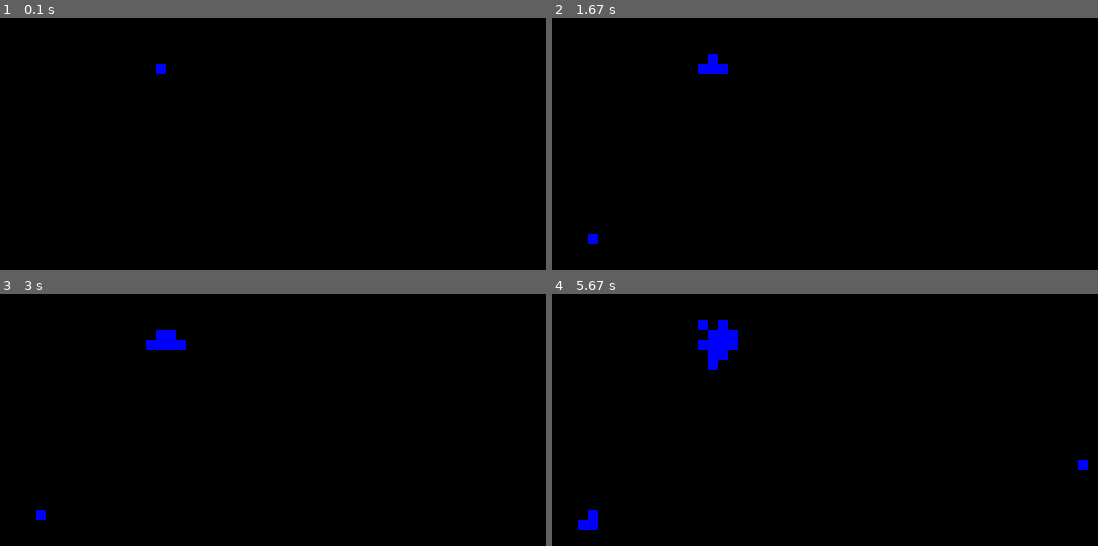
Above: before the commit, frames 1-4 (two rows, left to right).
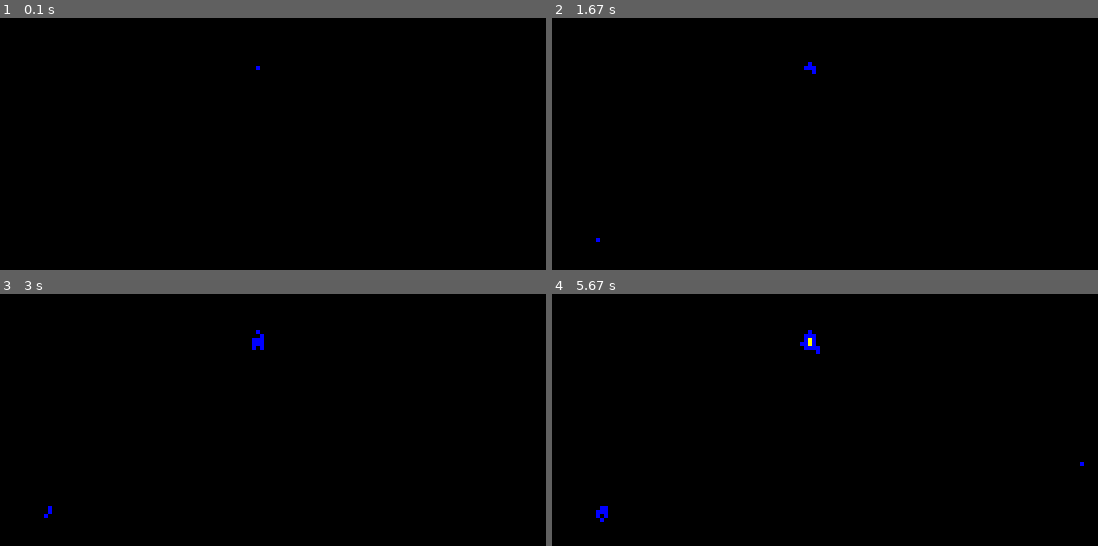
Above: after the commit, the same moments.

Repository: akanakia/collab-optimizer
Game: pygame game, started from droplet-ta-exp/droplet-ta-exp.py
The game is run twice, just before and just after one commit, with the same random seed, the same clock (stepped at 60 frames per second) and the same inputs. The source is Python 2; it was converted automatically to run under Python 3.
Inputs (mouse positions are in pixels of both pictures, inside the frame that each line leads up to):
- Up to frame 1 (0.1 s): no input
- Up to frame 2 (1.67 s): press the mouse at (outside the picture) at 0.37 s; move the mouse to (693, 254) at 0.47 s; release the mouse at (595, 239) at 0.6 s
- Up to frame 3 (3 s): no input
- Up to frame 4 (5.67 s): click (1081, 462) at 3.22 s

The runs differ from the first frame. In frame 1, less than 0.1% of the frame differs, in the area x 28-48%, y 18-23%; in frame 2, 0.4%; in frame 3, 0.6%; in frame 4, 1.4%, in the area x 4-99%, y 10-94%.

Commit message:
organized files for smoother experiment integration.

Diff:
--- /dev/null
+++ b/droplet-ta-exp/ExperimentController.py
@@ -0,0 +1,108 @@
+# -*- coding: utf-8 -*-
+"""
+Created on Wed Jul 15 19:48:54 2015
+
+@author: Anshul
+"""
+import pygame
+import sys
+from pygame.locals import *
+from FireController import *
+
+class ExperimentController:
+
+    def __init__(self, title, fps, screen_x, screen_y, cell_w, cell_h):
+        self.title = title
+        self.fps = fps
+        self.screen_x = screen_x
+        self.screen_y = screen_y
+        self.cell_w = cell_w
+        self.cell_h = cell_h
+        self.timer_counter = 0
+
+    def setup_experiment(self):
+        """
+        Sets up the required classes for the experiment
+        """
+        # Set up PyGame
+        pygame.init()
+        self.screen = pygame.display.set_mode((self.screen_x, self.screen_y), HWSURFACE | DOUBLEBUF)
+        pygame.display.set_caption(self.title)
+        self.clock = pygame.time.Clock()
+        self.screen.fill((0,0,0))
+
+        # Set up FireController
+        self.fm = FireController(self.screen_y / self.cell_h, self.screen_x / self.cell_w)
+        (retval, state) = self.fm.ignite_cell_random()
+        if not retval:
+            print('Problem initializing fire grid.')
+            return False
+        else:
+            return True
+
+    def handle_user_events(self):
+        """
+        Uses the PyGame event handler to handle user inputs. Returns a string
+        """
+        # Get user input and data from roborealm
+        ret_str_list = []
+        for event in pygame.event.get():
+            # keydown events go here
+            if event.type == QUIT:
+                pygame.quit()
+                ret_str_list.append('exit')
+                break
+
+            elif event.type == MOUSEBUTTONUP:
+                (mouse_x, mouse_y) = pygame.mouse.get_pos()
+                # Left click add fire source
+                if event.button == 1:
+                    self.fm.ignite_cell(mouse_y/self.cell_h, mouse_x/self.cell_w)
+                    ret_str_list.append('left-mouse-click')
+                # Right click extinguishes an entire fire "blob" area
+                elif event.button == 3:
+                    self.fm.extinguish_fire(mouse_y/self.cell_h, mouse_x/self.cell_w)
+                    ret_str_list.append('right-mouse-click')
+
+        return ret_str_list
+
+    def handle_timed_events(self):
+        """
+        Handle events that happen at regularly timed intervals
+        """
+        # Minute interval
+        if self.timer_counter > (self.fps * 60):
+            self.timer_counter = 1
+
+        # 20 second interval
+        if (self.timer_counter % (self.fps * 20)) == 0:
+            self.fm.increment_intensity(5)
+
+        # Every time-step of the experiment
+        # Propogate the fire
+        self.fm.propogate_fire()
+
+        # update the timer
+        self.timer_counter += 1
+
+    def draw_and_wait(self):
+        """
+        Draws required information to the screen or projector and waits to
+        maintain a consistent frame rate
+        """
+        # Draw the fire
+        diff_fire_grid_dict = self.fm.get_fire_grid()
+
+        for (y_pos, x_pos), (intensity, status) in diff_fire_grid_dict.iteritems():
+            cell_color = (0,0,0) # (r,g,b)
+            if status==FireController.Cell.FRONT:
+                cell_color = (0,0,255)
+            elif status==FireController.Cell.CORE:
+                cell_color = (255, 255 - intensity, 0)
+            elif status==FireController.Cell.BURNT:
+                cell_color = (180, 180, 180)
+            self.screen.fill(cell_color, pygame.Rect((x_pos * self.cell_w, y_pos * self.cell_h), (self.cell_w, self.cell_h)))
+
+        # Render to self.screen
+        pygame.display.flip()
+        self.clock.tick(self.fps)
--- a/droplet-ta-exp/FireMaker.py
+++ b/droplet-ta-exp/FireController.py
@@ -1,7 +1,7 @@
 # -*- coding: utf-8 -*-
 import random
 
-class FireMaker:
+class FireController:
 
     class Cell:
         # Cell status Enum
@@ -29,7 +29,7 @@
             return (self.row, self.col) == (other.row, other.col)
 
         def reset_cell_state(self):
-            self.status = FireMaker.Cell.UNBURNT
+            self.status = FireController.Cell.UNBURNT
             self.neighbors = 0
             self.intensity = 1
             self.source = None
@@ -42,9 +42,9 @@
             """
             self.neighbors += n
             if self.neighbors >= len(self.allowed_neighbors):
-                self.status = FireMaker.Cell.CORE
+                self.status = FireController.Cell.CORE
             elif self.neighbors > 0:
-                self.status = FireMaker.Cell.FRONT
+                self.status = FireController.Cell.FRONT
 
         def increment_intensity(self, inc):
             """
@@ -54,7 +54,7 @@
             """
             self.intensity = min(255, self.intensity + inc)
             if self.intensity == 255:
-                self.status = FireMaker.Cell.BURNT
+                self.status = FireController.Cell.BURNT
 
         def _compute_allowed_neighbors(self, num_cell_rows, num_cell_cols):
             """
@@ -74,11 +74,11 @@
 
     def __init__(self, num_cell_rows, num_cell_cols):
         """
-        FireMaker Constructor
+        FireController Constructor
         """
         self.num_cell_rows = num_cell_rows
         self.num_cell_cols = num_cell_cols
-        self._grid = [[FireMaker.Cell(row, col, num_cell_rows, num_cell_cols) for col in range(num_cell_cols)] for row in range(num_cell_rows)]
+        self._grid = [[FireController.Cell(row, col, num_cell_rows, num_cell_cols) for col in range(num_cell_cols)] for row in range(num_cell_rows)]
         self._source_cells = {}
 
         self._diff_buffers = [{},{}]
@@ -94,18 +94,18 @@
         (False, existince cell status) if a fire cell already existed at that
         location.
         """
-        if self._grid[row][col].status != FireMaker.Cell.UNBURNT:
+        if self._grid[row][col].status != FireController.Cell.UNBURNT:
             return (False, self._grid[row][col].status)
         else:
             for (nrow, ncol) in self._grid[row][col].allowed_neighbors:
-                if self._grid[nrow][ncol].status != FireMaker.Cell.UNBURNT:
+                if self._grid[nrow][ncol].status != FireController.Cell.UNBURNT:
                     self._grid[row][col].add_num_neighbors(1)
                     self._grid[nrow][ncol].add_num_neighbors(1)
                     self._diff_buff[(nrow, ncol)] = (self._grid[nrow][ncol].intensity, self._grid[nrow][ncol].status)
 
             # If you are the first ever fire cell this might happen
-            if self._grid[row][col].status == FireMaker.Cell.UNBURNT:
-                self._grid[row][col].status = FireMaker.Cell.FRONT
+            if self._grid[row][col].status == FireController.Cell.UNBURNT:
+                self._grid[row][col].status = FireController.Cell.FRONT
 
             if source is None:
                 self._grid[row][col].source = self._grid[row][col]
@@ -129,20 +129,20 @@
         If there are no UNBURNT cell positions left this function returns
         (False, None)
         """
-        unburnt_cells = [cell for gridrows in self._grid for cell in gridrows if cell.status==FireMaker.Cell.UNBURNT]
+        unburnt_cells = [cell for gridrows in self._grid for cell in gridrows if cell.status==FireController.Cell.UNBURNT]
         if len(unburnt_cells) == 0:
             return (False, None)
 
         rand_id = random.randint(0, len(unburnt_cells) - 1)
         for (row, col) in unburnt_cells[rand_id].allowed_neighbors:
-            if self._grid[row][col].status != FireMaker.Cell.UNBURNT:
+            if self._grid[row][col].status != FireController.Cell.UNBURNT:
                 unburnt_cells[rand_id].add_num_neighbors(1)
                 self._grid[row][col].add_num_neighbors(1)
                 self._diff_buff[(row, col)] = (self._grid[row][col].intensity, self._grid[row][col].status)
 
         # If you are the first ever fire cell this might happen
-        if unburnt_cells[rand_id].status == FireMaker.Cell.UNBURNT:
-            unburnt_cells[rand_id].status = FireMaker.Cell.FRONT
+        if unburnt_cells[rand_id].status == FireController.Cell.UNBURNT:
+            unburnt_cells[rand_id].status = FireController.Cell.FRONT
 
         unburnt_cells[rand_id].source = unburnt_cells[rand_id]
         self._source_cells[unburnt_cells[rand_id]] = [unburnt_cells[rand_id]]
@@ -156,7 +156,7 @@
         Extinguishes the entire fire "blob" in the area that cell at pos
         (row, col) was a part of
         """
-        if self._grid[row][col].status != FireMaker.Cell.UNBURNT:
+        if self._grid[row][col].status != FireController.Cell.UNBURNT:
             source_cell = self._grid[row][col].source
             this_fire_cells = self._source_cells[source_cell]
             for cell in this_fire_cells:
@@ -170,17 +170,17 @@
         Propogates the fire from existing fire cells to neighboring cells using
         the desired probability distribution.
         """
-        front_cells = [cell for gridrows in self._grid for cell in gridrows if cell.status==FireMaker.Cell.FRONT]
+        front_cells = [cell for gridrows in self._grid for cell in gridrows if cell.status==FireController.Cell.FRONT]
         for front_cell in front_cells:
             # Check if a front cell has turned into a core cell.
             # This can happen as new cells are added to this loop.
-            if front_cell.status != FireMaker.Cell.FRONT:
+            if front_cell.status != FireController.Cell.FRONT:
                 continue
             # Roll a dice to see the fire propogates
             if random.random() <= (front_cell.intensity / 255.):
                 neighbor_coords = list(front_cell.allowed_neighbors)
                 for (row, col) in front_cell.allowed_neighbors:
-                    if self._grid[row][col].status != FireMaker.Cell.UNBURNT:
+                    if self._grid[row][col].status != FireController.Cell.UNBURNT:
                         neighbor_coords.remove((row, col))
                 (new_cell_row, new_cell_col) = neighbor_coords[random.randint(0, len(neighbor_coords)-1)]
                 self.ignite_cell(new_cell_row, new_cell_col, front_cell.source)
@@ -192,7 +192,7 @@
         by inc (=1 by default) up to a max of 255.
         inc souhld be a postive integer.
         """
-        burning_cells = [cell for gridrows in self._grid for cell in gridrows if (cell.status==FireMaker.Cell.FRONT or cell.status==FireMaker.Cell.CORE)]
+        burning_cells = [cell for gridrows in self._grid for cell in gridrows if (cell.status==FireController.Cell.FRONT or cell.status==FireController.Cell.CORE)]
         for cell in burning_cells:
             cell.increment_intensity(inc)
             self._diff_buff[(cell.row, cell.col)] = (cell.intensity, cell.status)
--- /dev/null
+++ b/droplet-ta-exp/TASolver.py
@@ -0,0 +1,117 @@
+# -*- coding: utf-8 -*-
+import math
+from z3 import *
+
+class TASolver:
+
+    def __init__(self):
+        self.set_ta_vars()
+        # Z3 model solver
+        self._s = Solver()
+
+    def set_ta_vars(self, n = 1, t = 1, k = [1], cst = [], w = [1]):
+        # Set some defaults for user variables
+        self.n   = n
+        self.t   = t
+        self.k   = k
+        self.cst = cst
+        self.w   = w
+
+    def show_solution(self):
+        if self._s.check() == sat:
+            print('Solution:')
+            print(self._s.model())
+
+    def solve(self):
+        """
+        """
+        # Setup initial constraints & add a backtracking point
+        self._init_model()
+        self._s.push()
+
+        # First check if any valid assignment exists
+        TW_low  = 1
+        self._s.add(sum(self._W)>=TW_low, self._TW==sum(self._W))
+        if self._s.check() != sat:
+            print('This system has no valid useful assignments.')
+            return
+
+        TW_low = self._s.model()[self._TW].as_long()
+        self._s.pop()
+
+        # Then check if the maximal assigment is possible
+        self._s.push()
+        TW_high = sum(self.w)
+        self._s.add(sum(self._W)==TW_high, self._TW==sum(self._W))
+        if self._s.check() == sat:
+            print('A maximal assignment was found. TW = %d'%self._s.model()[self._TW].as_long())
+            return
+
+        TW_high -= 1
+        self._s.pop()
+
+        # Binary search through possible solutions
+        (sat_res, TW_res) = self._binary_search(TW_low, TW_high)
+        if sat_res == sat:
+            print('An optimal assignment was found. TW = %d'%self._s.model()[self._TW].as_long())
+        else:
+            print('Something went horribly wrong! This should never happen.')
+
+    def _init_model(self):
+        """
+        Sets up all the decision variables and constraints except the objective
+        max. constraints
+        """
+        # Decision variables
+        self._x = [[Int('x(%d,%d)'%(i,j)) for j in range(self.t)] for i in range(self.n)]
+        self._W = [Int('w(%d)'%(j)) for j in range(self.t)]
+        self._TW = Int('TW')
+
+        # Reset the solver
+        self._s.reset()
+
+        # Agent assignment constraints
+        for i in range(self.n):
+            for j in range(self.t):
+                self._s.add(Or(self._x[i][j]==0, self._x[i][j]==1))
+            self._s.add(sum(self._x[i]) <= 1)
+
+        self._s.add(*[self._x[agent_id][trgt_id]==0 for (agent_id,trgt_id) in self.cst])
+
+        # Target welfare constraints
+        for j in range(self.t):
+            self._s.add(Or(self._W[j]==0, And(sum([r[j] for r in self._x])>=self.k[j], self._W[j]==self.w[j])))
+
+    def _binary_search(self, TW_low, TW_high):
+        """
+        Search over the possible valid range of objective function values and
+        return the max valid assignment.
+        """
+        self._s.push()
+        print('TW range = [%d,%d]'%(TW_low,TW_high))
+
+        # BASE CASE TW_high - TW_low == 1
+        if TW_high-TW_low == 1:
+            self._s.add(sum(self._W)==TW_high, self._TW==sum(self._W))
+            sat_res = self._s.check()
+            self._s.pop()
+            if sat_res == sat:
+                return (sat_res, TW_high)
+            else:
+                # Don't really have to do this last check but just to be safe
+                self._s.add(sum(self._W)==TW_low, self._TW==sum(self._W))
+                return (self._s.check(), TW_low)
+
+        # Since we're maximizing, first check the higher half of the range
+        TW_mid = int(math.ceil((TW_low+TW_high)/2))
+        self._s.add(sum(self._W)>=TW_mid, sum(self._W)<=TW_high, self._TW==sum(self._W))
+        sat_res = self._s.check()
+        if sat_res == sat:
+            # Next line is an optimization, not 100% certain it will work
+#            TW_low = self._s.model()[self._TW].as_long()
+            TW_low = TW_mid
+        else:
+            # if it's not in the higher half then it must be in the lower half
+            TW_high = int(math.floor((TW_low+TW_high)/2))
+        self._s.pop()
+        return self._binary_search(TW_low, TW_high)
--- a/droplet-ta-exp/droplet-ta-exp.py
+++ b/droplet-ta-exp/droplet-ta-exp.py
@@ -1,81 +1,28 @@
 # -*- coding: utf-8 -*-
-import pygame
-from pygame.locals import *
-from FireMaker import *
+from ExperimentController import *
 
 #import cProfile as profiler
 
 FPS = 60
 SCREEN_X = 800
 SCREEN_Y = 600
-CELL_W = 10
-CELL_H = 10
+CELL_W = 4
+CELL_H = 4
+EXP_TITLE = 'Droplet Collaboration Experiment'
 
 def main():
 
-    # Set up the FireMaker class and add a randomly located fire seed
-    fm = FireMaker(SCREEN_Y / CELL_H, SCREEN_X / CELL_W)
-    (retval, state) = fm.ignite_cell_random()
-    if not retval:
-        print('Problem initializing fire grid.')
+    ec = ExperimentController(EXP_TITLE, FPS, SCREEN_X, SCREEN_Y, CELL_W, CELL_H)
+    if not ec.setup_experiment():
         return
 
-    # Set up PyGame
-    pygame.init()
-    screen = pygame.display.set_mode((SCREEN_X, SCREEN_Y), HWSURFACE | DOUBLEBUF)
-    pygame.display.set_caption('Fire Propogation')
-    clock = pygame.time.Clock()
-    minute_counter = 1
+    while True:
+        user_event_list = ec.handle_user_events()
+        if 'exit' in user_event_list:
+            break
 
-    # Clear the screen
-    screen.fill((0, 0, 0))
-
-    while 1:
-        # Get user input and data from roborealm
-        for event in pygame.event.get():
-            # keydown events go here
-            if event.type == QUIT:
-                pygame.quit()
-                return
-            if event.type == MOUSEBUTTONUP:
-                (mouse_x, mouse_y) = pygame.mouse.get_pos()
-                # Left click add fire source
-                if event.button == 1:
-                    fm.ignite_cell(mouse_y/CELL_H, mouse_x/CELL_W)
-                # Right click extinguishes an entire fire "blob" area
-                elif event.button == 3:
-                    fm.extinguish_fire(mouse_y/CELL_H, mouse_x/CELL_W)
-
-        # Minute interval
-        if minute_counter > (FPS * 60):
-            minute_counter = 1
-
-        # 20 second interval
-        if (minute_counter % (FPS * 20)) == 0:
-            fm.increment_intensity(5)
-
-        # Propogate the fire
-        fm.propogate_fire()
-
-        # Draw the fire
-        diff_fire_grid_dict = fm.get_fire_grid()
-
-        for (y_pos, x_pos), (intensity, status) in diff_fire_grid_dict.iteritems():
-            cell_color = (0,0,0) # (r,g,b)
-            if status==FireMaker.Cell.FRONT:
-                cell_color = (0,0,255)
-            elif status==FireMaker.Cell.CORE:
-                cell_color = (255, 255 - intensity, 0)
-            elif status==FireMaker.Cell.BURNT:
-                cell_color = (180, 180, 180)
-
-            screen.fill(cell_color, pygame.Rect((x_pos * CELL_W, y_pos * CELL_H), (CELL_W, CELL_H)))
-
-        # Render to screen
-        pygame.display.flip()
-
-        minute_counter += 1
-        clock.tick(FPS)
+        ec.handle_timed_events()
+        ec.draw_and_wait()
 
 if __name__ == "__main__":
 #    profiler.run('main()')
